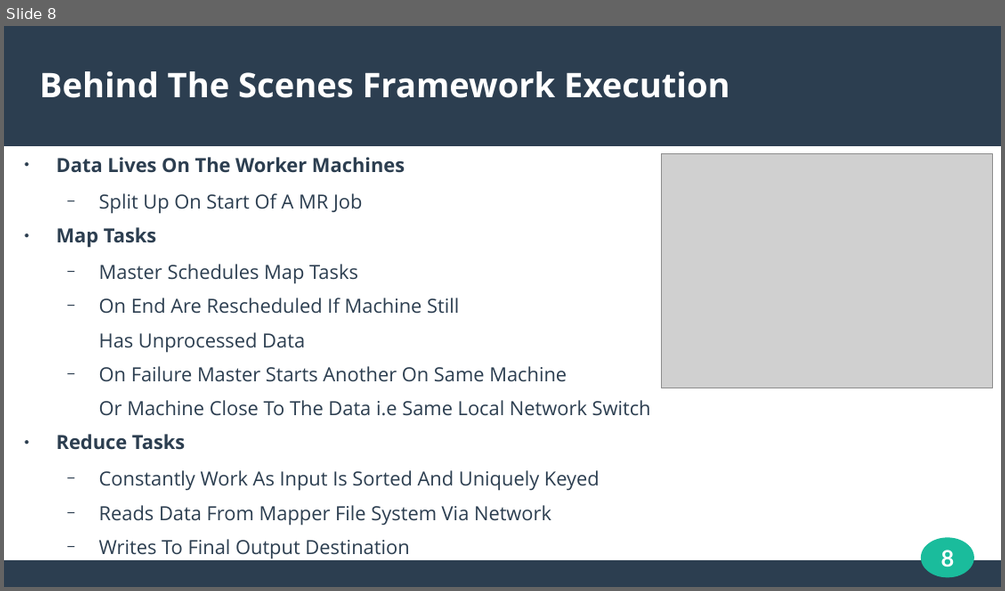
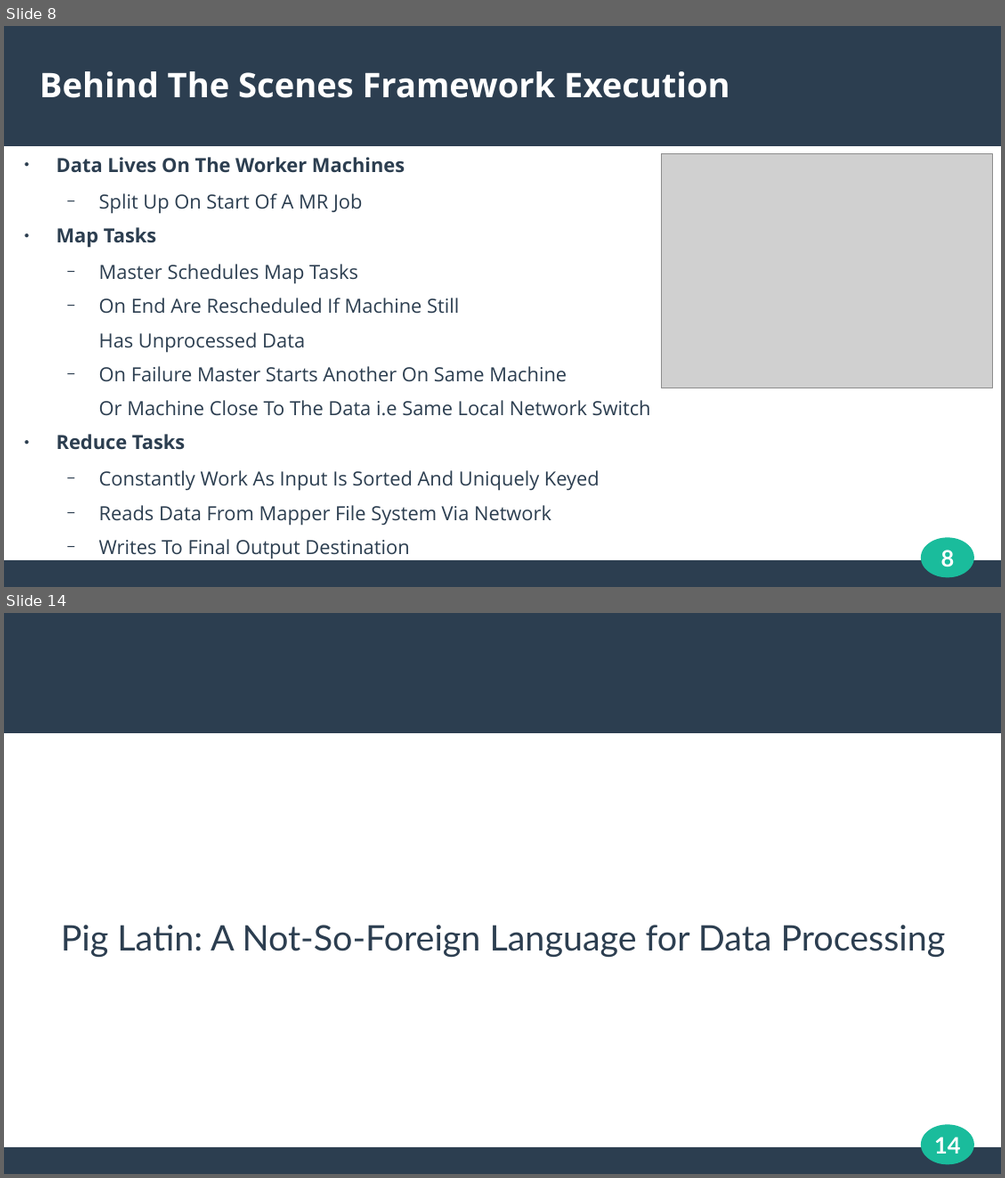
Before and after one commit to N0taN3rd/cs834-f16, a slide deck: presentations/presentation2/presentation2.odp. Shown one above the other, each under a label of ours: slide 8 before the commit, slides 8 and 14 after it; the slides between them are not shown. The pictures are 1005x591 and 1005x1178 pixels, drawn with LibreOffice and Linux fonts; fonts in the diff are those of the drawing; grey boxes stand for pictures. Boxes give left, top, right and bottom in pixels: in the first picture for what was removed or moved away, otherwise in the second. Text is boxed around its words. In the diff, an @@ line names an element or a change of style, - is before the commit and + after.

```diff
--- a/presentations/presentation2/presentation2.odp
+++ b/presentations/presentation2/presentation2.odp
@@ slide 14 added at bbox=[4, 613, 1001, 1174], background #FFFFFF; not listed: 3 template elements that a slide beside it also shows @@
@@ subtitle added at bbox=[61, 925, 946, 957], 28 pt, text #2C3E50 @@
+Pig Latin: A Not-So-Foreign Language for Data Processing
@@ page number added at bbox=[934, 1136, 960, 1153], 18 pt, text #FFFFFF, bold @@
+14
```
Also in this commit, not shown: 5 slides changed, 9 other slides added, 21 other files.
